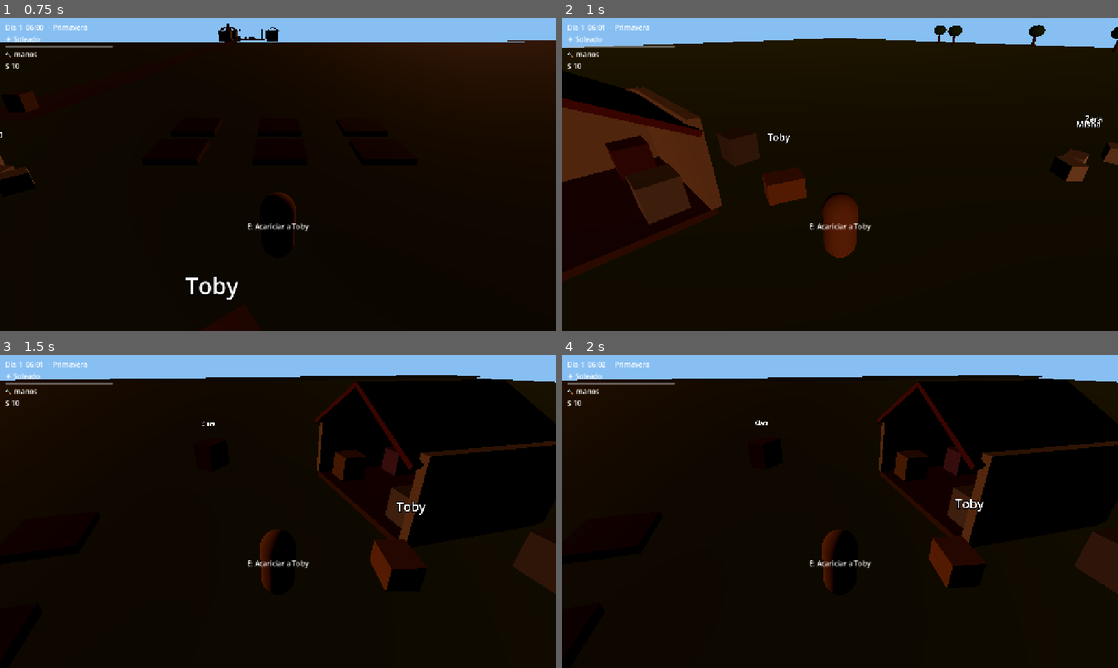
Above: before the commit, frames 1-4 (two rows, left to right).
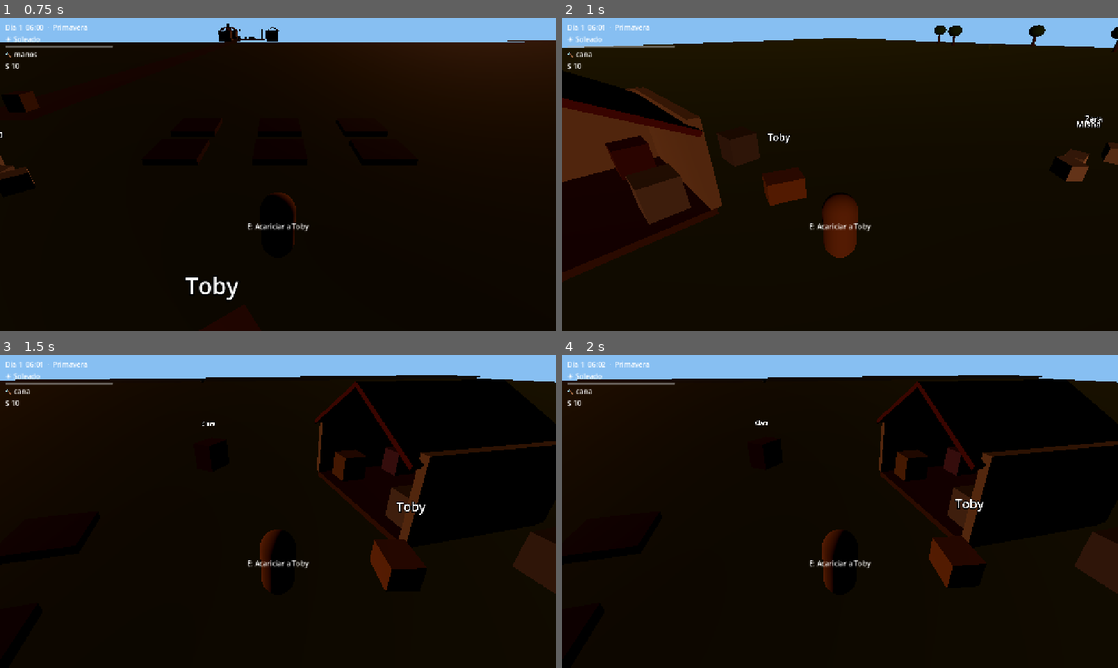
Above: after the commit, the same moments.

Repository: rafael-espinosa-rodriguez/nuestra-vida-en-el-campo
Game: Godot game, scene res://scenes/Main.tscn
Two runs of this game, one before a commit and one after it. Both use one fixed random seed, a clock stepped at 60 frames per second and the inputs below.
Inputs (mouse positions are in pixels of both pictures, inside the frame that each line leads up to):
- Up to frame 1 (0.75 s): tap Enter (ui_accept) at 0.5 s; move the mouse to (400, 158) at 0.52 s; hold D (move_right) from 0.53 s (still down); tap E (interact) at 0.6 s; click (400, 158) at 0.67 s
- Up to frame 2 (1 s): keep holding D (move_right); tap Enter (ui_accept) at 0.77 s; tap 4 at 0.8 s
- Up to frame 3 (1.5 s): tap Enter (ui_accept) at 1.07 s; release D (move_right) at 1.25 s; drag from (166, 527) to (250, 574) at 1.27 s
- Up to frame 4 (2 s): no input

Frame 1 is identical in both runs. In frame 2, less than 0.1% of the frame differs, in the area x 2-7%, y 10-13%; in frame 3, less than 0.1%; in frame 4, less than 0.1%.

Commit message:
feat(spec-013): pesca con caña, setas con rebrote, pez/lana/tela items + smoke

Diff:
--- /dev/null
+++ b/resources/data/items/cana.tres
@@ -0,0 +1,10 @@
+[gd_resource type="Resource" script_class="ItemData" load_steps=2 format=3]
+
+[ext_resource type="Script" path="res://scripts/data/item_data.gd" id="1"]
+
+[resource]
+script = ExtResource("1")
+item_id = "cana"
+display_name = "Caña de pescar"
+category = 4
+max_stack = 1
--- /dev/null
+++ b/resources/data/items/lana.tres
@@ -0,0 +1,10 @@
+[gd_resource type="Resource" script_class="ItemData" load_steps=2 format=3]
+
+[ext_resource type="Script" path="res://scripts/data/item_data.gd" id="1"]
+
+[resource]
+script = ExtResource("1")
+item_id = "lana"
+display_name = "Lana"
+category = 1
+max_stack = 10
--- /dev/null
+++ b/resources/data/items/pez.tres
@@ -0,0 +1,10 @@
+[gd_resource type="Resource" script_class="ItemData" load_steps=2 format=3]
+
+[ext_resource type="Script" path="res://scripts/data/item_data.gd" id="1"]
+
+[resource]
+script = ExtResource("1")
+item_id = "pez"
+display_name = "Pez"
+category = 3
+max_stack = 10
--- /dev/null
+++ b/resources/data/items/seta.tres
@@ -0,0 +1,10 @@
+[gd_resource type="Resource" script_class="ItemData" load_steps=2 format=3]
+
+[ext_resource type="Script" path="res://scripts/data/item_data.gd" id="1"]
+
+[resource]
+script = ExtResource("1")
+item_id = "seta"
+display_name = "Seta"
+category = 0
+max_stack = 10
--- /dev/null
+++ b/resources/data/items/tela.tres
@@ -0,0 +1,10 @@
+[gd_resource type="Resource" script_class="ItemData" load_steps=2 format=3]
+
+[ext_resource type="Script" path="res://scripts/data/item_data.gd" id="1"]
+
+[resource]
+script = ExtResource("1")
+item_id = "tela"
+display_name = "Tela"
+category = 5
+max_stack = 10
--- a/resources/data/shops/mercado_primavera.tres
+++ b/resources/data/shops/mercado_primavera.tres
@@ -7,7 +7,7 @@
 shop_id = "mercado_primavera"
 seller = "Mara"
 season = "primavera"
-sell_prices = {"huevo": 3, "leche": 5, "trigo": 2, "zanahoria": 3, "tomate": 4, "madera": 2, "harina": 3, "pan": 8, "sopa": 12, "tortilla": 7}
+sell_prices = {"huevo": 3, "leche": 5, "trigo": 2, "zanahoria": 3, "tomate": 4, "madera": 2, "harina": 3, "pan": 8, "sopa": 12, "tortilla": 7, "pez": 6, "seta": 4, "lana": 6, "tela": 15}
 seed_pack = PackedStringArray("semilla_trigo", "semilla_zanahoria", "semilla_tomate")
 seed_pack_price = 5
 reserve = 2
--- a/scenes/Main.tscn
+++ b/scenes/Main.tscn
@@ -222,6 +222,20 @@
 [node name="Village" parent="." instance=ExtResource("9")]
 position = Vector3(10, 0, 105)
 
+[node name="FishingSpot" parent="." instance=ExtResource("7")]
+position = Vector3(-78, 0.5, 0)
+prop_id = "fish"
+
+[node name="Setas1" parent="." instance=ExtResource("7")]
+position = Vector3(65, 0.5, -20)
+prop_id = "forage"
+forage_id = "seta"
+
+[node name="Setas2" parent="." instance=ExtResource("7")]
+position = Vector3(75, 0.5, 20)
+prop_id = "forage"
+forage_id = "seta"
+
 [node name="Tree1" parent="." instance=ExtResource("8")]
 position = Vector3(70, 0, -30)
 
--- a/scripts/components/prop.gd
+++ b/scripts/components/prop.gd
@@ -5,13 +5,16 @@
 
 @export var prop_id: String = "bed"
 @export var info_text: String = ""
+@export var forage_id: String = "seta"
 
 const RECIPES := ["pan", "sopa", "tortilla"]
 const COLORS := {"bed": Color(0.6, 0.4, 0.7), "fireplace": Color(0.5, 0.25, 0.15),
 	"oven": Color(0.7, 0.7, 0.72), "mill": Color(0.75, 0.6, 0.4), "well": Color(0.55, 0.55, 0.6),
-	"sign": Color(0.65, 0.5, 0.3), "market": Color(0.8, 0.4, 0.25)}
+	"sign": Color(0.65, 0.5, 0.3), "market": Color(0.8, 0.4, 0.25),
+	"fish": Color(0.35, 0.6, 0.85), "forage": Color(0.4, 0.6, 0.3)}
 
 var lit: bool = false
+var depleted: bool = false
 
 @onready var mesh: MeshInstance3D = $Mesh
 @onready var glow: OmniLight3D = $Glow
@@ -22,6 +25,15 @@
 	mat.albedo_color = COLORS.get(prop_id, Color(0.8, 0.8, 0.8))
 	mesh.set_surface_override_material(0, mat)
 	glow.visible = false
+	var time_sys: Node = get_node_or_null("/root/TimeSystem")
+	if time_sys != null and prop_id == "forage":
+		time_sys.connect("day_changed", _on_new_day)
+
+
+func _on_new_day(_day: int) -> void:
+	if prop_id == "forage":
+		depleted = false
+		mesh.visible = true
 
 
 func get_prompt() -> String:
@@ -44,6 +56,10 @@
 				if bool(market.call("can_buy_pack")):
 					return "Comprar pack semillas (5)"
 			return "Mercado (nada que comerciar)"
+		"fish":
+			return "Pescar (caña)"
+		"forage":
+			return "Recoger " + forage_id if not depleted else "Ya recogido (vuelve mañana)"
 		"sign":
 			return info_text if info_text != "" else "Cartel"
 	return prompt
@@ -79,6 +95,14 @@
 					market.call("sell_surplus")
 				else:
 					market.call("buy_seed_pack")
+		"fish":
+			if pl != null and pl.equipped_tool == "cana" and pl.spend_energy(5.0) and inv != null:
+				inv.call("add_item", "pez")
+		"forage":
+			if not depleted and inv != null:
+				depleted = true
+				mesh.visible = false
+				inv.call("add_item", forage_id)
 
 
 func _cook(pl: Player, inv: Node) -> void:
--- a/scripts/data/shop_data.gd
+++ b/scripts/data/shop_data.gd
@@ -6,7 +6,7 @@
 @export var shop_id: String = "mercado_primavera"
 @export var seller: String = "Mara"
 @export var season: String = "primavera"
-@export var sell_prices: Dictionary = {"huevo": 3, "leche": 5, "trigo": 2, "zanahoria": 3, "tomate": 4, "madera": 2, "harina": 3, "pan": 8, "sopa": 12, "tortilla": 7}
+@export var sell_prices: Dictionary = {"huevo": 3, "leche": 5, "trigo": 2, "zanahoria": 3, "tomate": 4, "madera": 2, "harina": 3, "pan": 8, "sopa": 12, "tortilla": 7, "pez": 6, "seta": 4, "lana": 6, "tela": 15}
 @export var seed_pack: PackedStringArray = ["semilla_trigo", "semilla_zanahoria", "semilla_tomate"]
 @export var seed_pack_price: int = 5
 @export var reserve: int = 2
--- a/scripts/player.gd
+++ b/scripts/player.gd
@@ -7,7 +7,7 @@
 @export var sprint_multiplier: float = 1.6
 @export var max_energy: float = 100.0
 
-const TOOLS: Array[String] = ["azada", "regadera", "hacha"]
+const TOOLS: Array[String] = ["azada", "regadera", "hacha", "cana"]
 
 @onready var spring_arm: SpringArm3D = $SpringArm3D
 @onready var detector: Area3D = $InteractDetector
@@ -65,6 +65,8 @@
 				_equip_from_inventory(inv, 1)
 			KEY_3:
 				_equip_from_inventory(inv, 2)
+			KEY_4:
+				_equip_from_inventory(inv, 3)
 
 
 func _equip_from_inventory(inv: Node, index: int) -> void:
@@ -101,7 +103,7 @@
 
 
 const FOOD_ENERGY := {"pan": 30.0, "sopa": 45.0, "tortilla": 25.0, "huevo": 10.0,
-	"leche": 15.0, "zanahoria": 8.0, "tomate": 8.0, "trigo": 2.0}
+	"leche": 15.0, "zanahoria": 8.0, "tomate": 8.0, "trigo": 2.0, "pez": 12.0, "seta": 6.0}
 
 
 func eat(item_id: String) -> bool:
--- a/scripts/systems/inventory_system.gd
+++ b/scripts/systems/inventory_system.gd
@@ -16,6 +16,7 @@
 		add_item("azada")
 		add_item("regadera")
 		add_item("hacha")
+		add_item("cana")
 		add_item("semilla_trigo", 3)
 		add_item("semilla_zanahoria", 2)
 		add_item("semilla_tomate", 2)
--- /dev/null
+++ b/tests/smoke_013.gd
@@ -0,0 +1,41 @@
+extends SceneTree
+## Smoke spec 013: pescar con caña, recolectar setas, rebrote diario, pez comestible/vendible.
+
+var _frames := 0
+
+
+func _process(_delta: float) -> bool:
+	_frames += 1
+	if _frames == 5:
+		_run()
+		quit()
+	return false
+
+
+func _run() -> void:
+	var main: Node = load("res://scenes/Main.tscn").instantiate()
+	root.add_child(main)
+	var inv: Node = root.get_node_or_null("InventorySystem")
+	var time_sys: Node = root.get_node_or_null("TimeSystem")
+	var player: Node = get_nodes_in_group("player")[0]
+	assert(player.call("equip", "cana"), "equipa caña del kit")
+	player.set("energy", 100.0)
+	var spot: Node = main.get_node("FishingSpot")
+	spot.call("interact", player)
+	spot.call("interact", player)
+	assert(int(inv.call("get_count", "pez")) == 2, "pescar da 2 peces")
+	assert(float(player.get("energy")) < 100.0, "pescar consume energia")
+	player.set("equipped_tool", "")
+	var antes: int = int(inv.call("get_count", "pez"))
+	spot.call("interact", player)
+	assert(int(inv.call("get_count", "pez")) == antes, "sin caña no pesca")
+	var setas: Node = main.get_node("Setas1")
+	setas.call("interact", player)
+	assert(int(inv.call("get_count", "seta")) == 1, "recoge seta")
+	assert(bool(setas.get("depleted")), "mancha agotada")
+	setas.call("interact", player)
+	assert(int(inv.call("get_count", "seta")) == 1, "agotada no repite")
+	time_sys.emit_signal("day_changed", 2)
+	assert(bool(setas.get("depleted")) == false, "rebrota al dia siguiente")
+	assert(bool(player.call("eat", "pez")), "pez comestible")
+	print("SMOKE013 OK")
Not shown, added: tests/smoke_013.gd.uid
